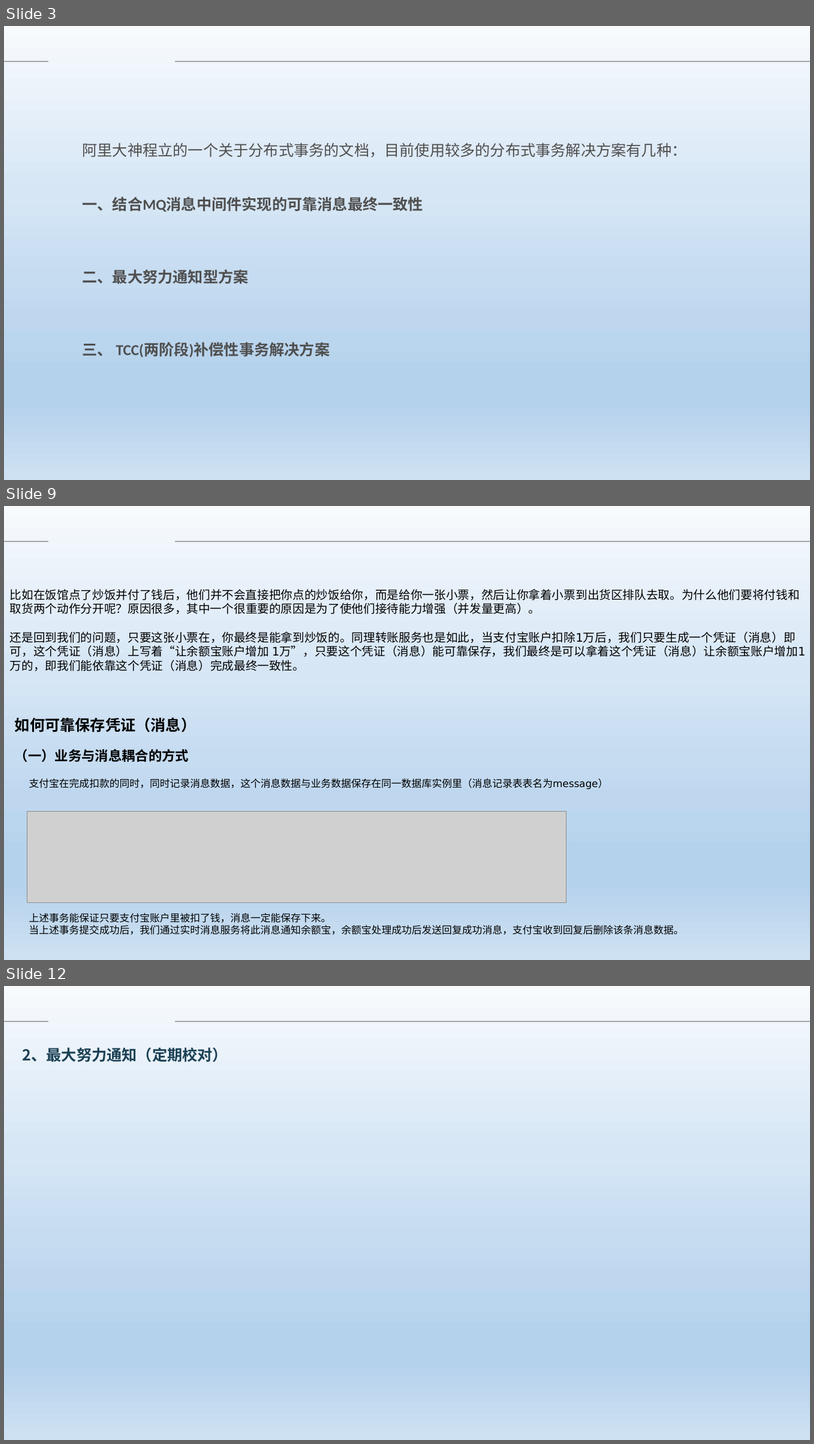
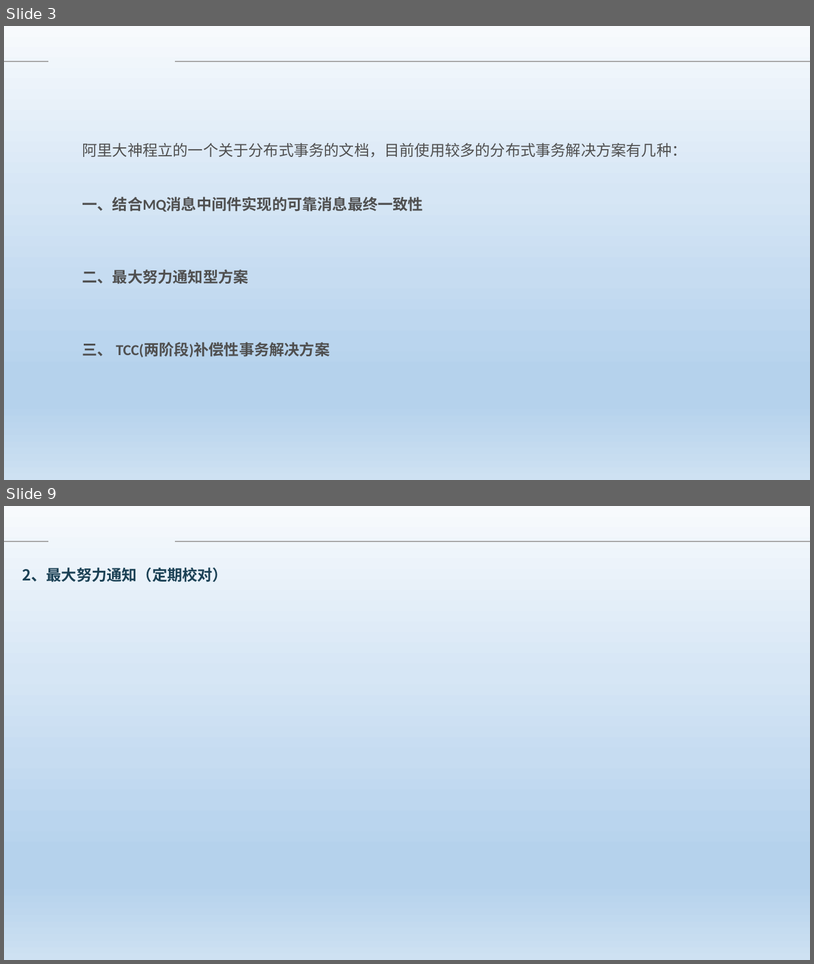
Before and after one commit to Heffie199/zhao_Note, a slide deck: 分布式事务的解决方案 .pptx. Shown one above the other, each under a label of ours: slides 3, 9 and 12 before the commit, slides 3 and 9 after it; the slides between them are not shown. The pictures are 814x1444 and 814x964 pixels, drawn with LibreOffice and Linux fonts; fonts in the diff are those of the drawing; grey boxes stand for pictures; background and template pictures are left out. Boxes give left, top, right and bottom in pixels: in the first picture for what was removed or moved away, otherwise in the second. Text is boxed around its words. In the diff, an @@ line names an element or a change of style, - is before the commit and + after.

```diff
--- a/分布式事务的解决方案 .pptx
+++ b/分布式事务的解决方案 .pptx
@@ slide 9 removed at [4,506,810,960], background picture (left out); not listed: 2 template elements that a slide beside it also shows @@
@@ text removed at [10,589,806,671] @@
-比如在饭馆点了炒饭并付了钱后，他们并不会直接把你点的炒饭给你，而是给你一张小票，然后让你拿着小票到出货区排队去取。为什么他们要将付钱和取货两个动作分开呢？原因很多，其中一个很重要的原因是为了使他们接待能力增强（并发量更高）。
-还是回到我们的问题，只要这张小票在，你最终是能拿到炒饭的。同理转账服务也是如此，当支付宝账户扣除1万后，我们只要生成一个凭证（消息）即可，这个凭证（消息）上写着“让余额宝账户增加 1万”，只要这个凭证（消息）能可靠保存，我们最终是可以拿着这个凭证（消息）让余额宝账户增加1万的，即我们能依靠这个凭证（消息）完成最终一致性。
@@ text removed at [15,717,196,732] @@
-如何可靠保存凭证（消息）
@@ text removed at [15,749,189,762] @@
-（一）业务与消息耦合的方式
@@ text removed at [29,778,609,789] @@
-支付宝在完成扣款的同时，同时记录消息数据，这个消息数据与业务数据保存在同一数据库实例里（消息记录表表名为message）
@@ picture removed at [27,811,567,902] @@
@@ text removed at [29,912,684,934] @@
-上述事务能保证只要支付宝账户里被扣了钱，消息一定能保存下来。
-当上述事务提交成功后，我们通过实时消息服务将此消息通知余额宝，余额宝处理成功后发送回复成功消息，支付宝收到回复后删除该条消息数据。
@@ what was slide 12 is now slide 9 @@
```
Also in this commit, not shown: 5 slides changed, 2 other slides removed.
